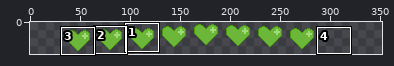
Sprite sheet -- Give_Back_My_Tower!-20241110T010901Z-001/Give_Back_My_Tower!/Sprites/LifeUp_icon01-Sheet.png. The first picture is a wide view before the edit; the outline marks the close-up.
Close-up. Before the edit:
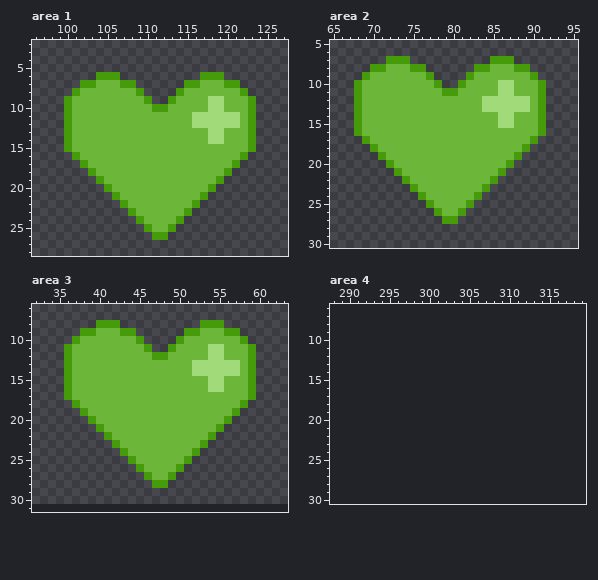
The file is 256x32 pixels. Shown: area 1: x 96..127, y 2..28; area 2: x 65..95, y 5..30; area 3: x 32..63, y 6..31; area 4: x 288..319, y 6..30. The old version is drawn lined up with the new one, on the new canvas. The commit also changed other parts of the picture, which this record leaves out.
New version:
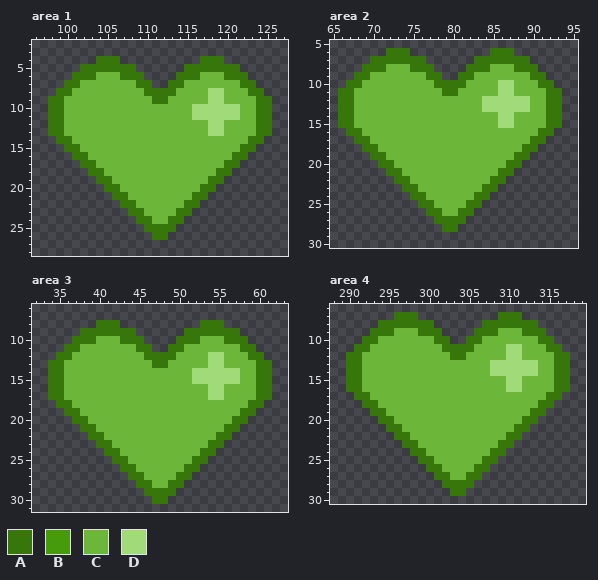
Palette (. is transparent): A #36760a  B #459b0a  C #6cb639  D #a1db79
Difference:
canvas 256x32 -> 352x32, the old top-left corner now at 32,-1 (the part of the old canvas that was cut away was empty and is not shown)
Area 1:
y 4: x 104..106 ... -> AAA; x 117..119 ... -> AAA
y 5: x 102..108 ....... -> AAAAAAA; x 115..121 ....... -> AAAAAAA
y 6: x 101..109 ...BBB... -> AAACCCAAA; x 114..122 ...BBB... -> AAACCCAAA
y 7: x 100..103 ..BB -> AACC; x 107..110 BB.. -> CCAA; x 113..116 ..BB -> AACC; x 120..123 BB.. -> CCAA
y 8: x 99..101 ..B -> AAC; x 109..114 B....B -> CAAAAC; x 118..119 CC -> DD; x 122..124 B.. -> CAA
y 9: x 98..100 ..B -> AAC; x 110..113 B..B -> CAAC; x 123..125 B.. -> CAA
y 10: x 98..100 ..B -> AAC; x 111..112 BB -> CC; x 116..117 CC -> DD; x 120..121 CC -> DD; x 123..125 B.. -> CAA
y 11: x 98..100 ..B -> AAC; x 123..125 B.. -> CAA
y 12: x 98..100 ..B -> AAC; x 116..117 DD -> CC; x 120..121 DD -> CC; x 123..125 B.. -> CAA
y 13: x 98..100 ..B -> AAC; x 123..125 B.. -> CAA
y 14: x 99..100 .B -> AA; x 118..119 DD -> CC; x 123..124 B. -> AA
y 15: x 100..101 BC -> AA; x 122..123 CB -> AA
y 16: x 101..102 BC -> AA; x 121..122 CB -> AA
y 17: x 102..103 BC -> AA; x 120..121 CB -> AA
y 18: x 103..104 BC -> AA; x 119..120 CB -> AA
y 19: x 104..105 BC -> AA; x 118..119 CB -> AA
y 20: x 105..106 BC -> AA; x 117..118 CB -> AA
y 21: x 106..107 BC -> AA; x 116..117 CB -> AA
y 22: x 107..108 BC -> AA; x 115..116 CB -> AA
y 23: x 108..109 BC -> AA; x 114..115 CB -> AA
y 24: x 109..110 BC -> AA; x 113..114 CB -> AA
y 25: x 110..113 BCCB -> AAAA
y 26: x 111..112 BB -> AA
Area 2:
y 6: x 72..74 ... -> AAA; x 85..87 ... -> AAA
y 7: x 70..76 ..BBB.. -> AAAAAAA; x 83..89 ..BBB.. -> AAAAAAA
y 8: x 69..71 .BB -> AAA; x 75..77 BB. -> AAA; x 82..84 .BB -> AAA; x 88..90 BB. -> AAA
y 9: x 68..69 .B -> AA; x 77..78 B. -> AA; x 81..82 .B -> AA; x 90..91 B. -> AA
y 10: x 67..68 .B -> AA; x 78..81 B..B -> AAAA; x 91..92 B. -> AA
y 11: x 66..68 ..B -> AAC; x 79..80 BB -> AA; x 91..93 B.. -> CAA
y 12..15: x 66..68 ..B -> AAC; x 91..93 B.. -> CAA
y 16: x 67..68 .B -> AA; x 91..92 B. -> AA
y 17: x 68..69 .B -> AA; x 90..91 B. -> AA
y 18: x 69..70 .B -> AA; x 89..90 B. -> AA
y 19: x 70..71 .B -> AA; x 88..89 B. -> AA
y 20: x 71..72 .B -> AA; x 87..88 B. -> AA
y 21: x 72..73 .B -> AA; x 86..87 B. -> AA
y 22: x 73..74 .B -> AA; x 85..86 B. -> AA
y 23: x 74..75 .B -> AA; x 84..85 B. -> AA
y 24: x 75..76 .B -> AA; x 83..84 B. -> AA
y 25: x 76..77 .B -> AA; x 82..83 B. -> AA
y 26: x 77..78 .B -> AA; x 81..82 B. -> AA
y 27: x 78..81 .BB. -> AAAA
y 28: x 79..80 .. -> AA
Area 3:
y 8: x 40..42 BBB -> AAA; x 53..55 BBB -> AAA
y 9: x 38..44 BBCCCBB -> AAAAAAA; x 51..57 BBCCCBB -> AAAAAAA
y 10: x 37..39 BCC -> AAA; x 43..45 CCB -> AAA; x 50..52 BCC -> AAA; x 56..58 CCB -> AAA
y 11: x 36..37 BC -> AA; x 45..46 CB -> AA; x 49..50 BC -> AA; x 54..55 DD -> CC; x 58..59 CB -> AA
y 12: x 35..36 .B -> AA; x 46..49 CBBC -> AAAA; x 59..60 B. -> AA
y 13: x 34..36 ..B -> AAC; x 47..48 CC -> AA; x 52..53 DD -> CC; x 56..57 DD -> CC; x 59..61 B.. -> CAA
y 14: x 34..36 ..B -> AAC; x 59..61 B.. -> CAA
y 15: x 34..36 ..B -> AAC; x 52..53 CC -> DD; x 56..57 CC -> DD; x 59..61 B.. -> CAA
y 16: x 34..36 ..B -> AAC; x 59..61 B.. -> CAA
y 17: x 34..36 ..B -> AAC; x 54..55 CC -> DD; x 59..61 B.. -> CAA
y 18: x 35..37 ..B -> AAC; x 58..60 B.. -> CAA
y 19: x 36..38 ..B -> AAC; x 57..59 B.. -> CAA
y 20: x 37..39 ..B -> AAC; x 56..58 B.. -> CAA
y 21: x 38..40 ..B -> AAC; x 55..57 B.. -> CAA
y 22: x 39..41 ..B -> AAC; x 54..56 B.. -> CAA
y 23: x 40..42 ..B -> AAC; x 53..55 B.. -> CAA
y 24: x 41..43 ..B -> AAC; x 52..54 B.. -> CAA
y 25: x 42..44 ..B -> AAC; x 51..53 B.. -> CAA
y 26: x 43..45 ..B -> AAC; x 50..52 B.. -> CAA
y 27: x 44..46 ..B -> AAC; x 49..51 B.. -> CAA
y 28: x 45..50 ..BB.. -> AACCAA
y 29: x 46..49 .... -> AAAA
y 30: x 47..48 .. -> AA
Area 4:
y 7: x 296..298 ... -> AAA; x 309..311 ... -> AAA
y 8: x 294..300 ....... -> AAAAAAA; x 307..313 ....... -> AAAAAAA
y 9: x 293..301 ......... -> AAACCCAAA; x 306..314 ......... -> AAACCCAAA
y 10: x 292..302 ........... -> AACCCCCCCAA; x 305..315 ........... -> AACCCCCCCAA
y 11: x 291..316 .......................... -> AACCCCCCCCCAAAACCCCDDCCCAA
y 12: x 290..317 ............................ -> AACCCCCCCCCCCAACCCCCDDCCCCAA
y 13..14: x 290..317 ............................ -> AACCCCCCCCCCCCCCCCDDDDDDCCAA
y 15..16: x 290..317 ............................ -> AACCCCCCCCCCCCCCCCCCDDCCCCAA
y 17: x 291..316 .......................... -> AACCCCCCCCCCCCCCCCCCCCCCAA
y 18: x 292..315 ........................ -> AACCCCCCCCCCCCCCCCCCCCAA
y 19: x 293..314 ...................... -> AACCCCCCCCCCCCCCCCCCAA
y 20: x 294..313 .................... -> AACCCCCCCCCCCCCCCCAA
y 21: x 295..312 .................. -> AACCCCCCCCCCCCCCAA
y 22: x 296..311 ................ -> AACCCCCCCCCCCCAA
y 23: x 297..310 .............. -> AACCCCCCCCCCAA
y 24: x 298..309 ............ -> AACCCCCCCCAA
y 25: x 299..308 .......... -> AACCCCCCAA
y 26: x 300..307 ........ -> AACCCCAA
y 27: x 301..306 ...... -> AACCAA
y 28: x 302..305 .... -> AAAA
y 29: x 303..304 .. -> AA
